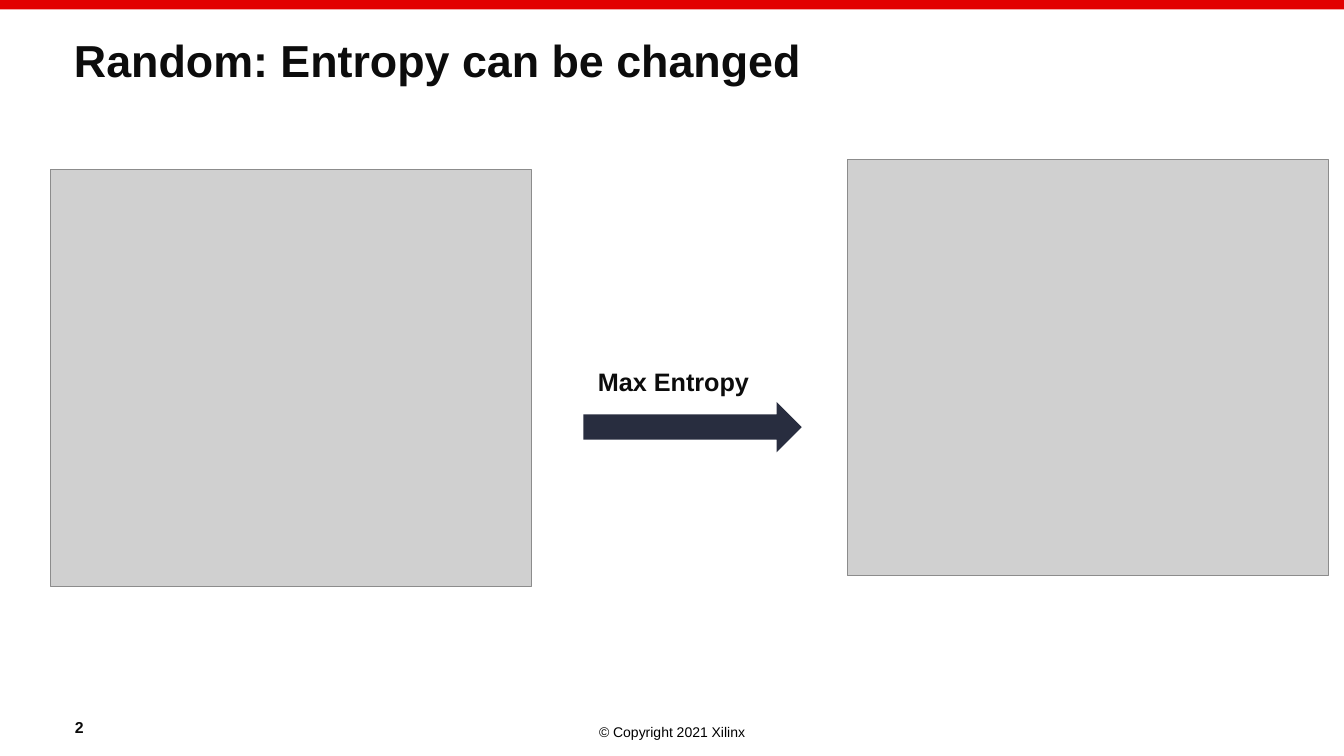
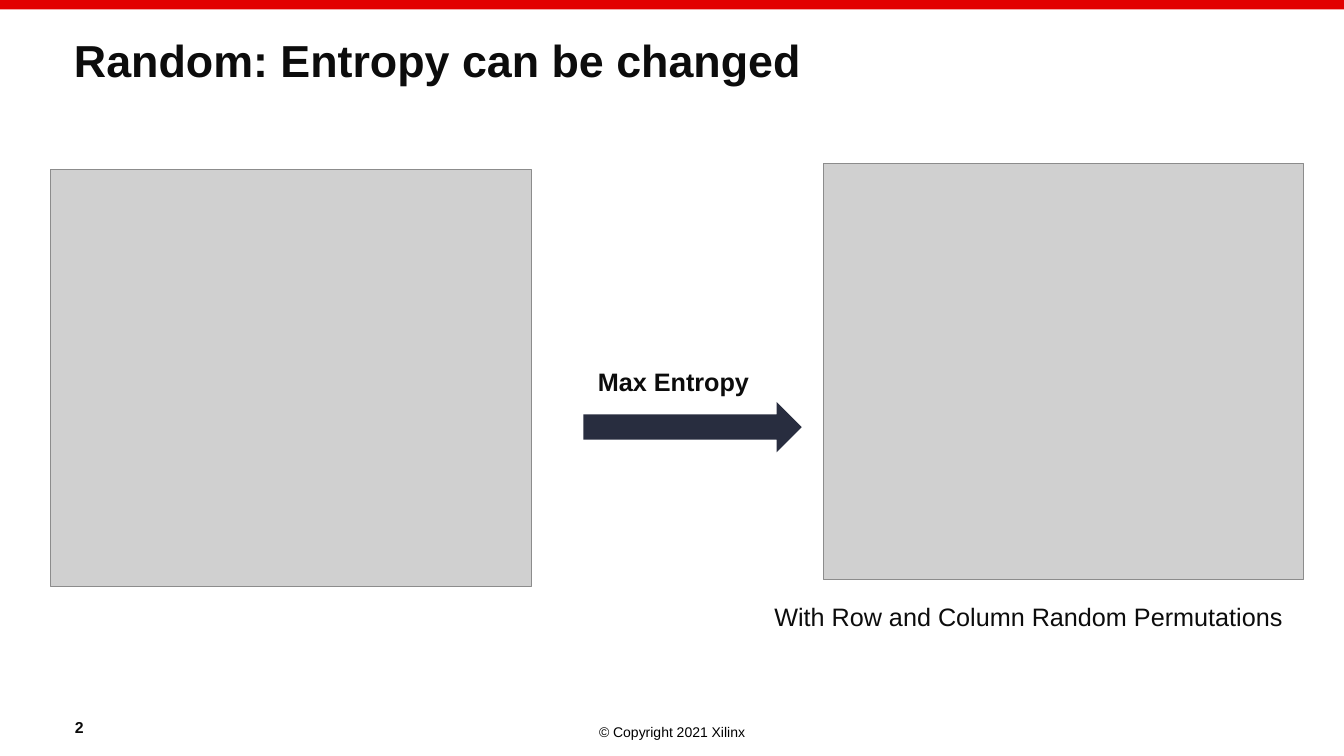
Before and after one commit to paolodalberto/SparseFastMM, a slide deck: slide 7 of Randomization/PaoloCSE21_2.pptx (slide 6 before the commit). Drawn at 1344x756 pixels with LibreOffice and Linux fonts; fonts in the diff are those of the drawing; grey boxes stand for pictures; background and template pictures are left out. Boxes give left, top, right and bottom in pixels: in the first picture for what was removed or moved away, otherwise in the second. Text is boxed around its words. In the diff, an @@ line names an element or a change of style, - is before the commit and + after.

```diff
--- a/Randomization/PaoloCSE21_2.pptx
+++ b/Randomization/PaoloCSE21_2.pptx
@@ picture: place and size @@
-picture at (848,159,1329,576)
+picture at (824,163,1305,580)
@@ text added at (774,607,1282,627), 18 pt, text #0C0C0C @@
+With Row and Column Random Permutations
```
Also in this commit, not shown: 1 other slide changed, 1 slide added.
